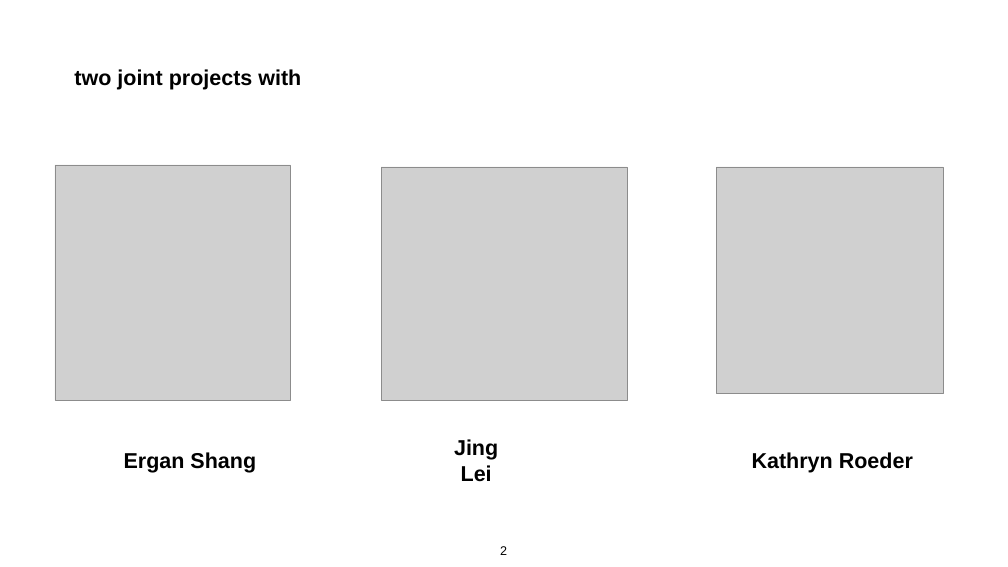
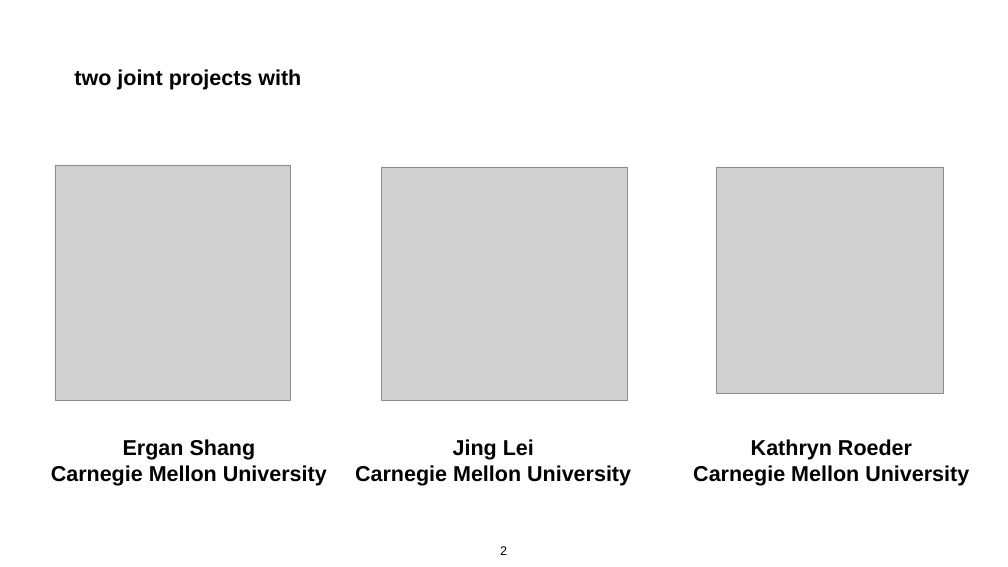
Before and after one commit to terrytianyuzhang/genetic_convergence, a slide deck: slide 2 of presentation/EcoStat2025.pptx. Drawn at 1008x567 pixels with LibreOffice and Linux fonts; fonts in the diff are those of the drawing; grey boxes stand for pictures. Boxes give left, top, right and bottom in pixels: in the first picture for what was removed or moved away, otherwise in the second. Text is boxed around its words. In the diff, an @@ line names an element or a change of style, - is before the commit and + after.

```diff
--- a/presentation/EcoStat2025.pptx
+++ b/presentation/EcoStat2025.pptx
@@ text "Ergan Shang": place and size @@
-text "Ergan Shang" at <box>124,452,256,473</box>
+text "Ergan Shang" at <box>51,439,327,486</box>
@@ text "Jing Lei": place and size @@
-text "Jing Lei" at <box>454,439,498,482</box>
+text "Jing Lei" at <box>355,439,631,486</box>
@@ text "Kathryn Roeder": place and size @@
-text "Kathryn Roeder" at <box>752,452,913,473</box>
+text "Kathryn Roeder" at <box>693,439,969,486</box>
@@ text at <box>51,465,327,486</box>: paragraph added @@
+Carnegie Mellon University
@@ text at <box>355,465,631,486</box>: paragraph added @@
+Carnegie Mellon University
@@ text at <box>693,465,969,486</box>: paragraph added @@
+Carnegie Mellon University
```
Also in this commit, not shown: 18 other slides changed, 15 other files.
